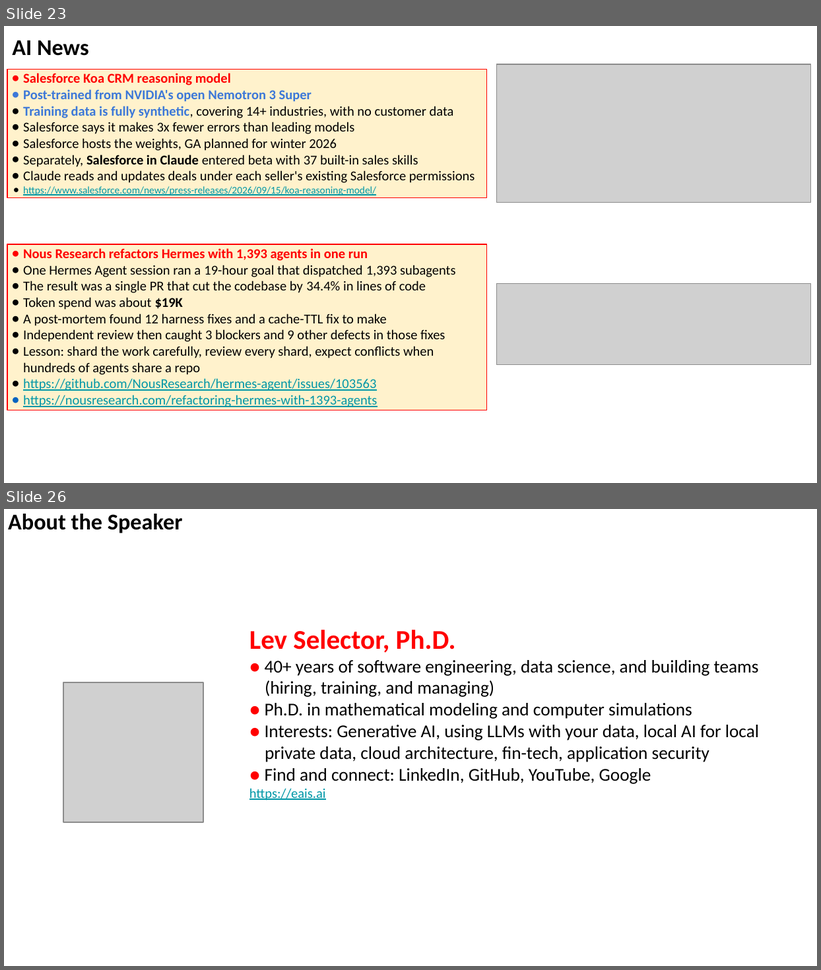
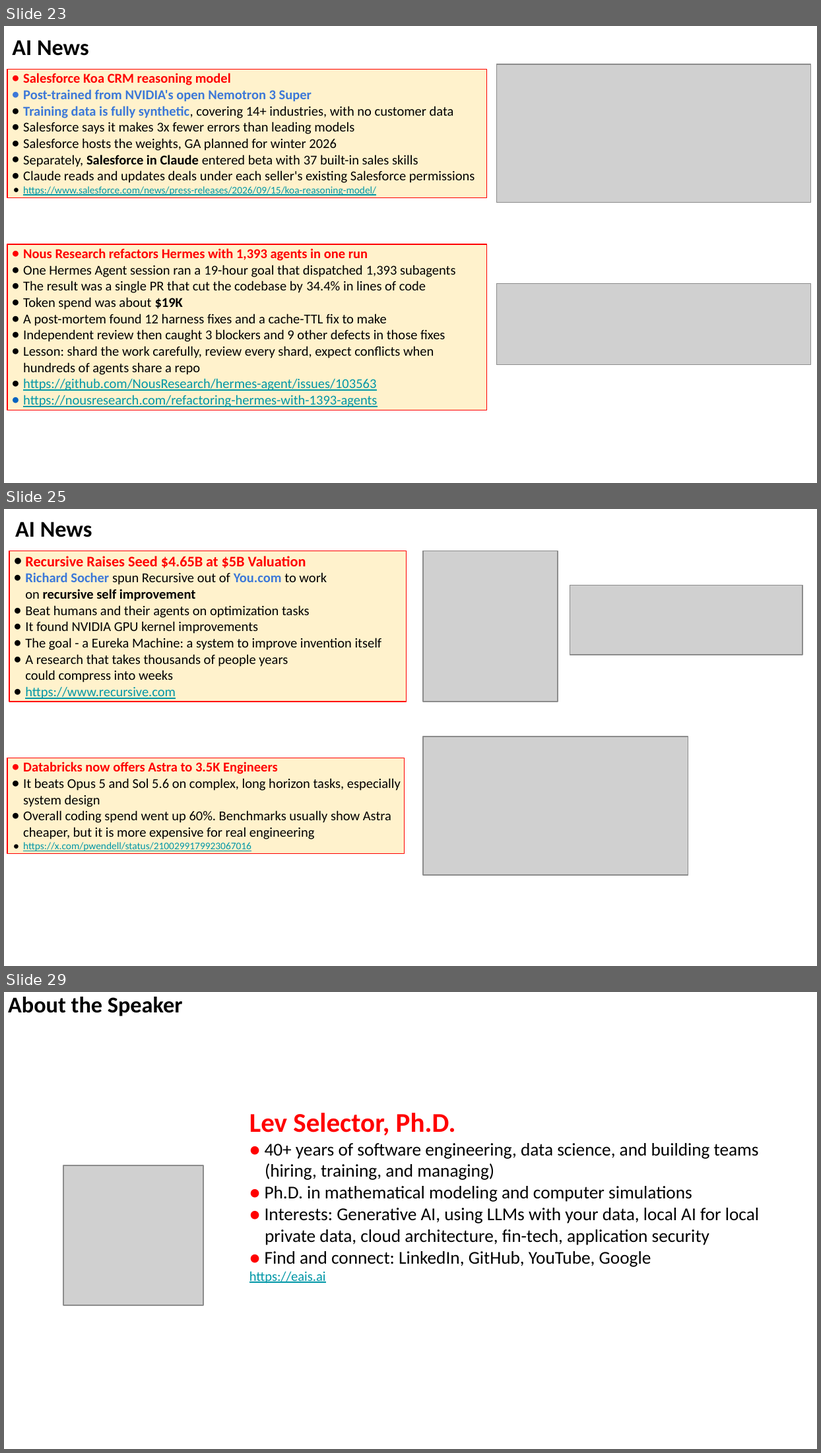
Before and after one commit to lselector/seminar, a slide deck: 2026/2026-09-18-AI-News.pptx. Shown one above the other, each under a label of ours: slides 23 and 26 before the commit, slides 23, 25 and 29 after it; the slides between them are not shown. The pictures are 821x970 and 821x1453 pixels, drawn with LibreOffice and Linux fonts; fonts in the diff are those of the drawing; grey boxes stand for pictures. Boxes give left, top, right and bottom in pixels: in the first picture for what was removed or moved away, otherwise in the second. Text is boxed around its words. In the diff, an @@ line names an element or a change of style, - is before the commit and + after.

```diff
--- a/2026/2026-09-18-AI-News.pptx
+++ b/2026/2026-09-18-AI-News.pptx
@@ slide 25 added at (4, 509, 817, 966), background #FFFFFF @@
@@ text added at (15, 522, 92, 537), 20 pt, text #000000, bold @@
+AI News
@@ rectangle added at (10, 551, 407, 702), fill #FFF2CC, outline #FF0000 0.75 pt, 12 pt, text #000000 @@
+● Recursive Raises Seed $4.65B at $5B Valuation
+● Richard Socher spun Recursive out of You.com to work
+  on recursive self improvement
+● Beat humans and their agents on optimization tasks
+● It found NVIDIA GPU kernel improvements
+● The goal - a Eureka Machine: a system to improve invention itself
+● A research that takes thousands of people years
+  could compress into weeks
+● https://www.recursive.com
@@ picture added at (424, 551, 558, 702) @@
@@ picture added at (570, 586, 803, 656) @@
@@ picture added at (424, 737, 688, 876) @@
@@ rectangle added at (7, 758, 404, 854), fill #FFF2CC, outline #FF0000 0.75 pt, 12 pt, text #000000 @@
+● Databricks now offers Astra to 3.5K Engineers
+● It beats Opus 5 and Sol 5.6 on complex, long horizon tasks, especially system design
+● Overall coding spend went up 60%. Benchmarks usually show Astra cheaper, but it is more expensive for real engineering
+● https://x.com/pwendell/status/2100299179923067016
@@ what was slide 26 is now slide 29 @@
```
Also in this commit, not shown: 8 slides changed, 2 other slides added.
